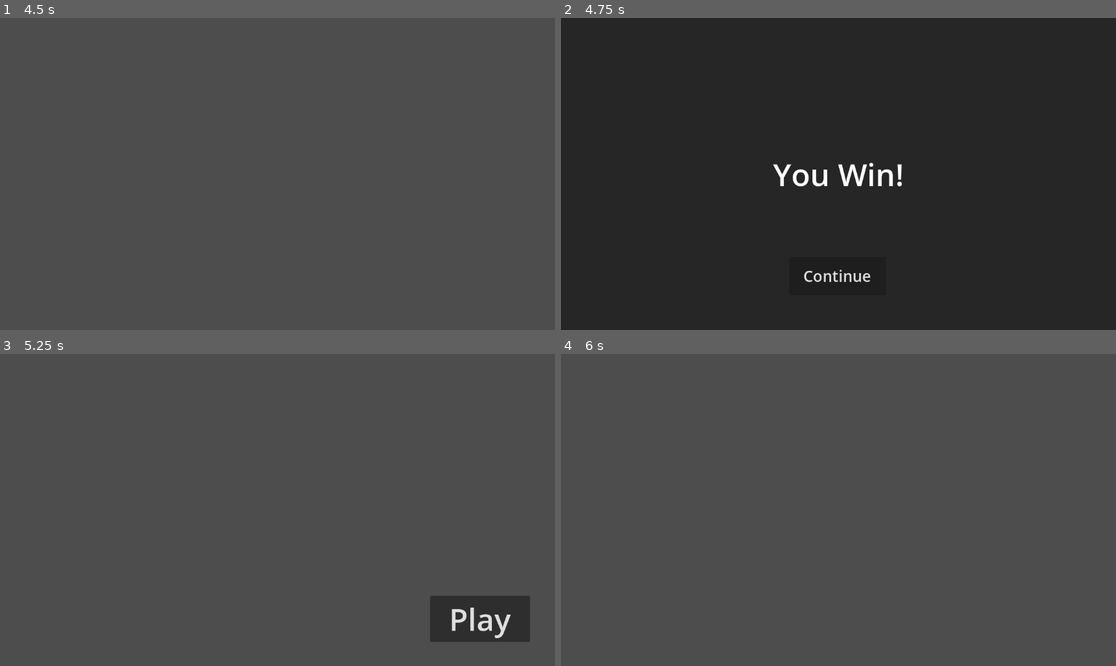
Above: before the commit, frames 1-4 (two rows, left to right).
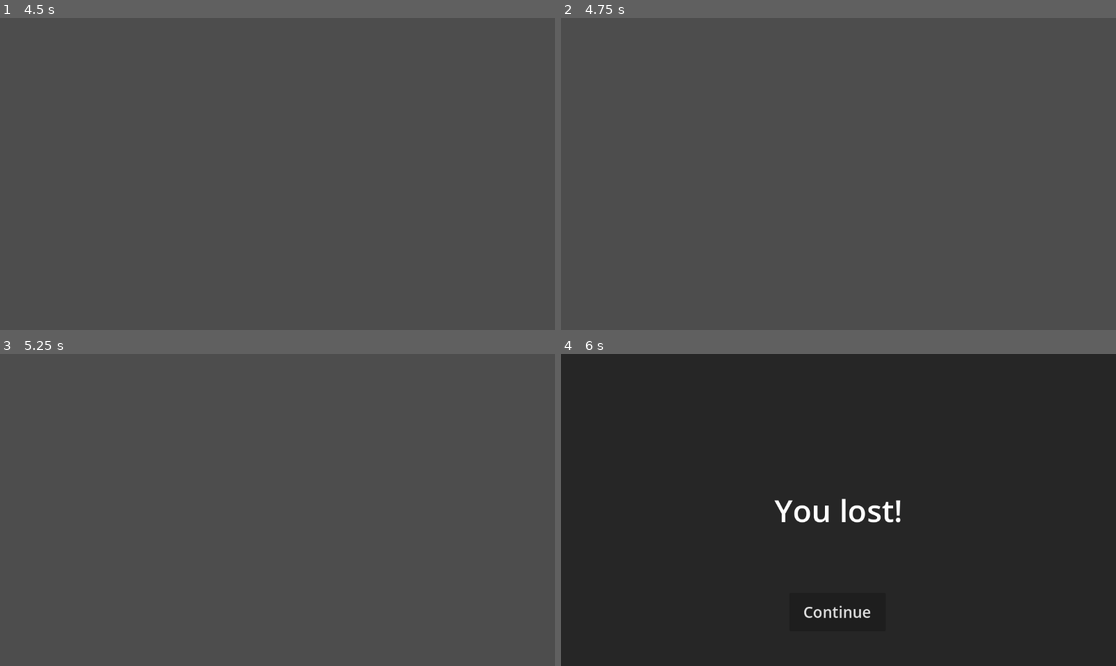
Above: after the commit, the same moments.

Repository: gams-n-such/GMTK2025
Game: Godot game, scene res://MainMenu/main_menu.tscn
Two runs of this game, one before a commit and one after it. Both use one fixed random seed, a clock stepped at 60 frames per second and the inputs below.
Inputs (mouse positions are in pixels of both pictures, inside the frame that each line leads up to):
- Up to frame 1 (4.5 s): click "Play" at 0.5 s; tap Enter at 1.25, 2.75, 2.85, 4.25 s; move the mouse to (399, 158) at 1.27 s; tap H at 1.35, 4.35 s; click (399, 158) at 1.42 s; tap Space at 2, 3.5 s; drag from (166, 189) to (249, 236) at 2.02 s; move the mouse to (333, 105) at 2.77 s; drag from (249, 236) to (111, 127) at 3.52 s; move the mouse to (444, 220) at 4.27 s; hold S from 4.28 s (still down)
- Up to frame 2 (4.75 s): keep holding S
- Up to frame 3 (5.25 s): release S at 5 s; click (277, 612) at 5 s, where only the run before the commit has a clickable "Continue"
- Up to frame 4 (6 s): click (1043, 619) at 5.75 s, where only the run before the commit has a clickable "Play"

Frame 1 is identical in both runs. In frame 2, 100% of the frame differs, in the area x 0-100%, y 0-100%; in frame 3, 2.6%; in frame 4, 100%.

Commit message:
added game over logic and track map logic

Diff:
--- a/Gameplay/Core/racer_config.gd
+++ b/Gameplay/Core/racer_config.gd
@@ -1,4 +1,4 @@
 class_name RacerConfig
 extends Resource
 
-@export var speed : float = 100.0
+@export var speed : float = 1.0
--- a/Gameplay/Core/track_config.gd
+++ b/Gameplay/Core/track_config.gd
@@ -1,6 +1,5 @@
 class_name TrackConfig
 extends Resource
 
-
 @export_category("Track")
-@export var track_length : float = 100.0
+@export var track_length : float = 1000.0
--- a/Gameplay/Race/game_over_screen.gd
+++ b/Gameplay/Race/game_over_screen.gd
@@ -1,11 +1,16 @@
 extends Control
 
-var player_won
+@onready var player_won: bool = false
 
 # Called when the node enters the scene tree for the first time.
 func _ready() -> void:
-	pass # Replace with function body.
+	pass
 
+func _enter_tree() -> void:
+	if (player_won):
+		%Label.text = "You won!"
+	else:
+		%Label.text = "You lost!"
 
 # Called every frame. 'delta' is the elapsed time since the previous frame.
 func _process(delta: float) -> void:
--- a/Gameplay/Race/game_over_screen.tscn
+++ b/Gameplay/Race/game_over_screen.tscn
@@ -30,6 +30,7 @@
 grow_vertical = 2
 
 [node name="Label" type="Label" parent="WinScreen"]
+unique_name_in_owner = true
 layout_mode = 1
 anchors_preset = 14
 anchor_top = 0.5
--- a/Gameplay/Race/race.gd
+++ b/Gameplay/Race/race.gd
@@ -49,8 +49,12 @@
 
 func generate_random_racer() -> RacerConfig:
 	# TODO: implement
-	push_error("Race.generate_random_racer() is not implemented")
-	return RacerConfig.new()
+	var result_config := RacerConfig.new()
+
+	result_config.speed = randfn(Game.player.speed, 0.5)
+	print(result_config.speed)
+
+	return result_config
 
 func spawn_player() -> Racer:
 	var new_racer : Racer = spawn_racer(Game.player_config)
@@ -79,15 +83,31 @@
 	track.process_mode = Node.PROCESS_MODE_INHERIT
 
 func on_racer_lap_finished(racer: Racer, lap_number: int) -> void:
-	if lap_number == config.num_laps:
+	if lap_number == config.num_laps and racer == Game.player:
 		end_race()
 
 func end_race() -> void:
+	# TODO: remove on release
 	print("Race finished")
+	print("Player finished in ", get_player_position_on_track(), " place")
 	track.process_mode = Node.PROCESS_MODE_DISABLED
 	# TODO: move to Game class
 	# TODO: detect win/lose
 	var game_over_screen = game_over_scene.instantiate()
+	game_over_screen.player_won = get_player_position_on_track() == 1
 	get_tree().root.add_child(game_over_screen)
 
+
+func get_player_position_on_track() -> int:
+	return racers.reduce(func(accum: int, racer: Racer) -> int:
+		if Game.player == racer:
+			return accum + 1
+		if Game.player.current_lap < racer.current_lap:
+			return accum + 1
+		elif Game.player.current_lap == racer.current_lap and Game.player.current_lap_distance < racer.current_lap_distance:
+			return accum + 1
+		else:
+			return accum
+	, 0)
+
 #endregion
--- a/Gameplay/Race/race_track.tscn
+++ b/Gameplay/Race/race_track.tscn
@@ -3,6 +3,10 @@
 [ext_resource type="Script" uid="uid://dnmej4xmciynl" path="res://Gameplay/Race/race_track.gd" id="1_bchk7"]
 
 [sub_resource type="Curve2D" id="Curve2D_5cui6"]
+_data = {
+"points": PackedVector2Array(0, 0, 0, 0, 162, 266, 0, 0, 0, 0, 263, 380, 0, 0, 0, 0, 649, 415, 0, 0, 0, 0, 950, 228, 0, 0, 0, 0, 947, 53, 0, 0, 0, 0, 281, 79, 0, 0, 0, 0, 191, 173, 0, 0, 0, 0, 162, 266)
+}
+point_count = 8
 
 [node name="RaceTrack" type="Path2D"]
 curve = SubResource("Curve2D_5cui6")
--- a/Gameplay/Race/racer.gd
+++ b/Gameplay/Race/racer.gd
@@ -1,5 +1,5 @@
 class_name Racer
-extends Node
+extends PathFollow2D
 
 signal lap_finished(racer: Racer, lap_number: int)
 
@@ -25,6 +25,8 @@
 	return not is_on_track()
 
 func _ready() -> void:
+	set_loop(true)
+	set_rotates(true)
 	pass
 
 func _process(delta: float) -> void:
@@ -39,8 +41,10 @@
 		increment_lap()
 
 	# TODO: move along path
+	set_progress_ratio(current_lap_distance / Game.race.track.length)
 
 func increment_lap() -> void:
 	var finished_lap := current_lap
 	current_lap += 1
 	lap_finished.emit(self, finished_lap)
+	print("lap ", current_lap)
--- a/Gameplay/Race/racer.tscn
+++ b/Gameplay/Race/racer.tscn
@@ -1,6 +1,11 @@
-[gd_scene load_steps=2 format=3 uid="uid://c6lowmpiueuwc"]
+[gd_scene load_steps=3 format=3 uid="uid://c6lowmpiueuwc"]
 
 [ext_resource type="Script" uid="uid://n2gg64sxefcg" path="res://Gameplay/Race/racer.gd" id="1_k27c1"]
 
-[node name="Racer" type="Node"]
+[sub_resource type="SeparationRayShape2D" id="SeparationRayShape2D_ygh0b"]
+
+[node name="Racer" type="PathFollow2D"]
 script = ExtResource("1_k27c1")
+
+[node name="CollisionShape2D" type="CollisionShape2D" parent="."]
+shape = SubResource("SeparationRayShape2D_ygh0b")
--- a/Testing/test_player.tres
+++ b/Testing/test_player.tres
@@ -4,5 +4,5 @@
 
 [resource]
 script = ExtResource("1_a5kal")
-speed = 100.0
+speed = 10.0
 metadata/_custom_type_script = "uid://8i5np0vgso3l"
--- a/Testing/test_race.tres
+++ b/Testing/test_race.tres
@@ -5,7 +5,7 @@
 
 [resource]
 script = ExtResource("1_08443")
-num_laps = 1
-num_opponents = 0
+num_laps = 2
+num_opponents = 3
 track = ExtResource("2_hdvsc")
 metadata/_custom_type_script = "uid://cqrmf2l5iinyp"
--- a/Testing/test_track.tres
+++ b/Testing/test_track.tres
@@ -4,5 +4,5 @@
 
 [resource]
 script = ExtResource("1_5ljsj")
-track_length = 100.0
+track_length = 10.0
 metadata/_custom_type_script = "uid://dlq0x4c4ee1ka"
